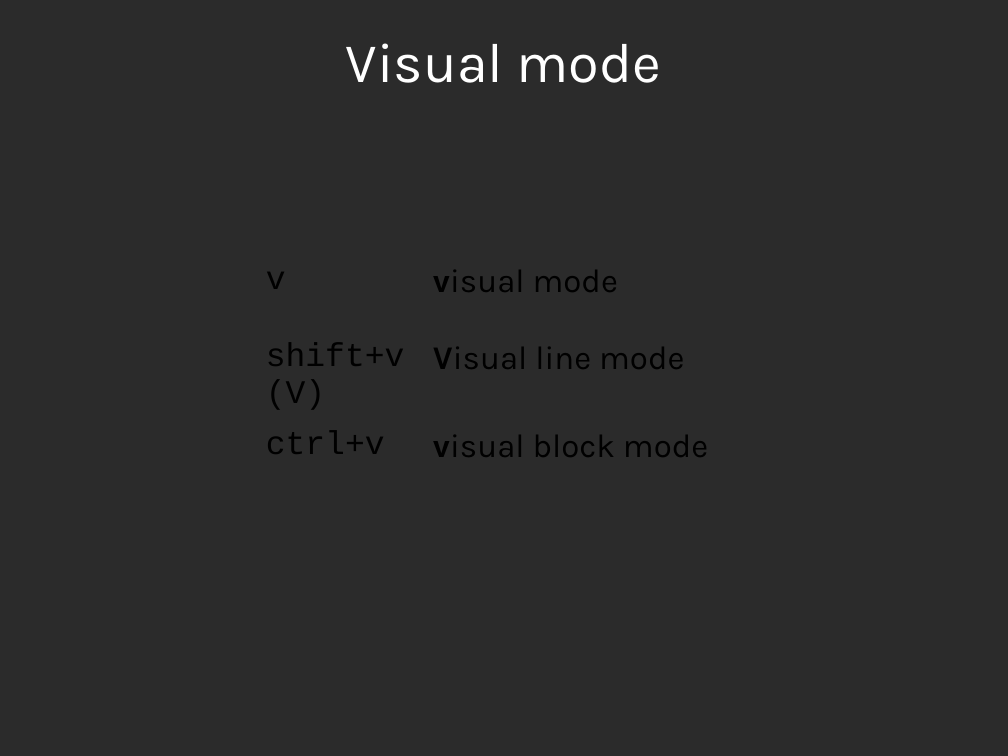
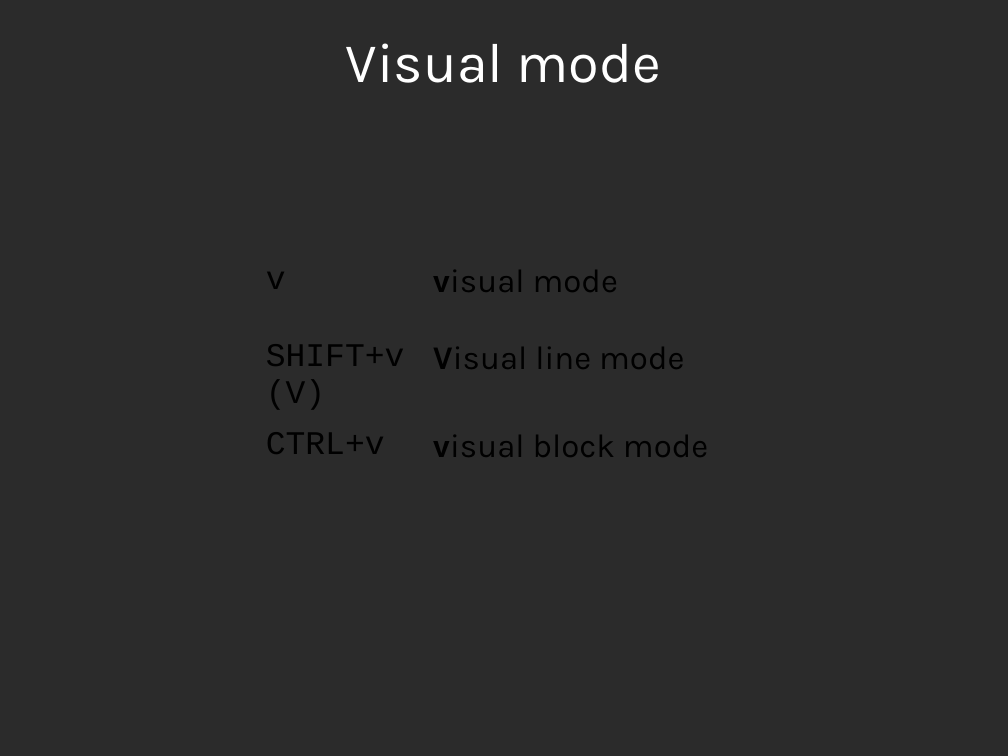
Before and after one commit to aswen/vim-workshop, a slide deck: slide 45 of presentation/vim.odp (slide 43 before the commit). Drawn at 1008x756 pixels with LibreOffice and Linux fonts; fonts in the diff are those of the drawing; background and template pictures are left out; a plain dark background stands for a picture behind light text. Boxes give left, top, right and bottom in pixels: in the first picture for what was removed or moved away, otherwise in the second. Text is boxed around its words. In the diff, an @@ line names an element or a change of style, - is before the commit and + after.

```diff
--- a/presentation/vim.odp
+++ b/presentation/vim.odp
@@ table at [257, 257, 752, 499] @@
-row 2, column 1: shift+v / (V)
+row 2, column 1: SHIFT+v / (V)
-row 3, column 1: ctrl+v
+row 3, column 1: CTRL+v
```
Also in this commit, not shown: 22 other slides changed, 2 slides added, 1 other file.
